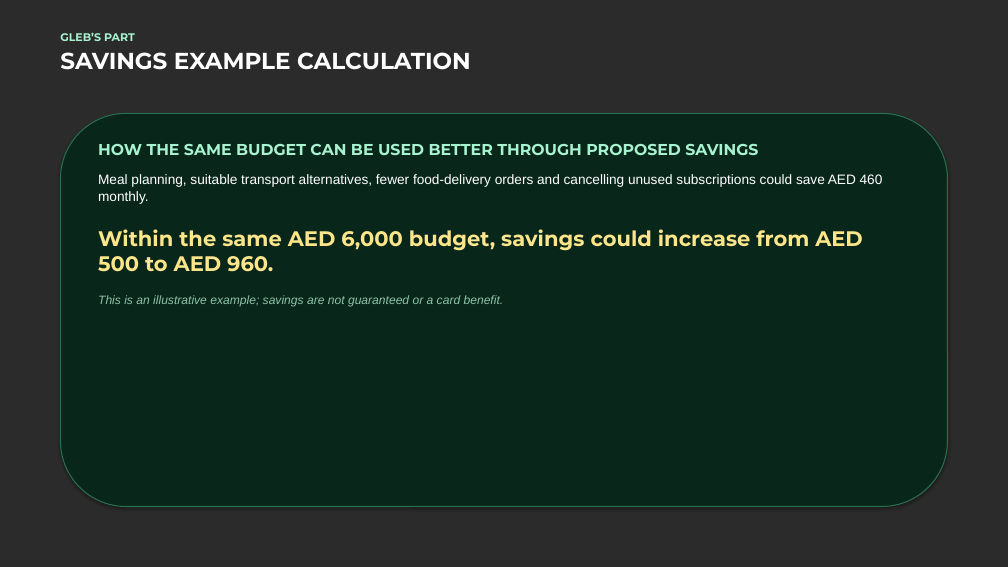
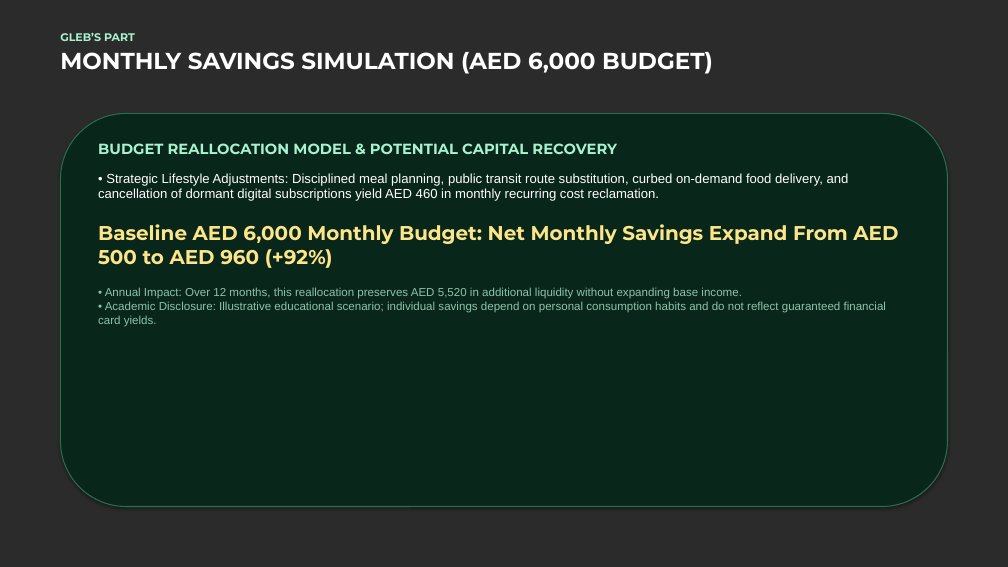
Before and after one commit to balaji4948/dubai-life-smarter-finances-com345, a slide deck: slide 7 of Dubai_Life_Smarter_Finances_COM345.pptx. Drawn at 1008x567 pixels with LibreOffice and Linux fonts; fonts in the diff are those of the drawing; background and template pictures are left out; a plain dark background stands for a picture behind light text. Boxes give left, top, right and bottom in pixels: in the first picture for what was removed or moved away, otherwise in the second. Text is boxed around its words. In the diff, an @@ line names an element or a change of style, - is before the commit and + after.

```diff
--- a/Dubai_Life_Smarter_Finances_COM345.pptx
+++ b/Dubai_Life_Smarter_Finances_COM345.pptx
@@ text at (x1=60, y1=52, x2=713, y2=74): text changed @@
-SAVINGS EXAMPLE CALCULATION
+MONTHLY SAVINGS SIMULATION (AED 6,000 BUDGET)
@@ text at (x1=98, y1=143, x2=898, y2=327): text changed; size 13 to 11 pt; text colour #FFFFFF to #8CC3AA @@
-HOW THE SAME BUDGET CAN BE USED BETTER THROUGH PROPOSED SAVINGS
-Meal planning, suitable transport alternatives, fewer food-delivery orders and cancelling unused subscriptions could save AED 460 monthly.
-Within the same AED 6,000 budget, savings could increase from AED 500 to AED 960.
-This is an illustrative example; savings are not guaranteed or a card benefit.
+BUDGET REALLOCATION MODEL & POTENTIAL CAPITAL RECOVERY
+• Strategic Lifestyle Adjustments: Disciplined meal planning, public transit route substitution, curbed on-demand food delivery, and cancellation of dormant digital subscriptions yield AED 460 in monthly recurring cost reclamation.
+Baseline AED 6,000 Monthly Budget: Net Monthly Savings Expand From AED 500 to AED 960 (+92%)
+• Annual Impact: Over 12 months, this reallocation preserves AED 5,520 in additional liquidity without expanding base income.
+• Academic Disclosure: Illustrative educational scenario; individual savings depend on personal consumption habits and do not reflect guaranteed financial card yields.
```
Also in this commit, not shown: 10 other slides changed, 2 slides added, 1 slide removed, 4 other files.
